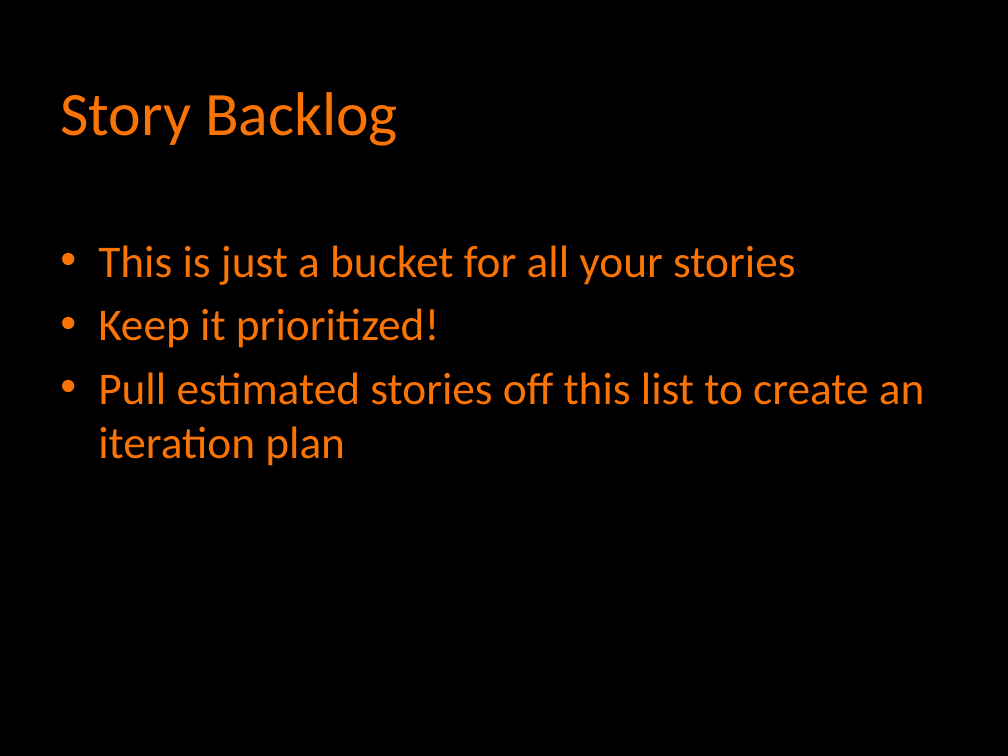
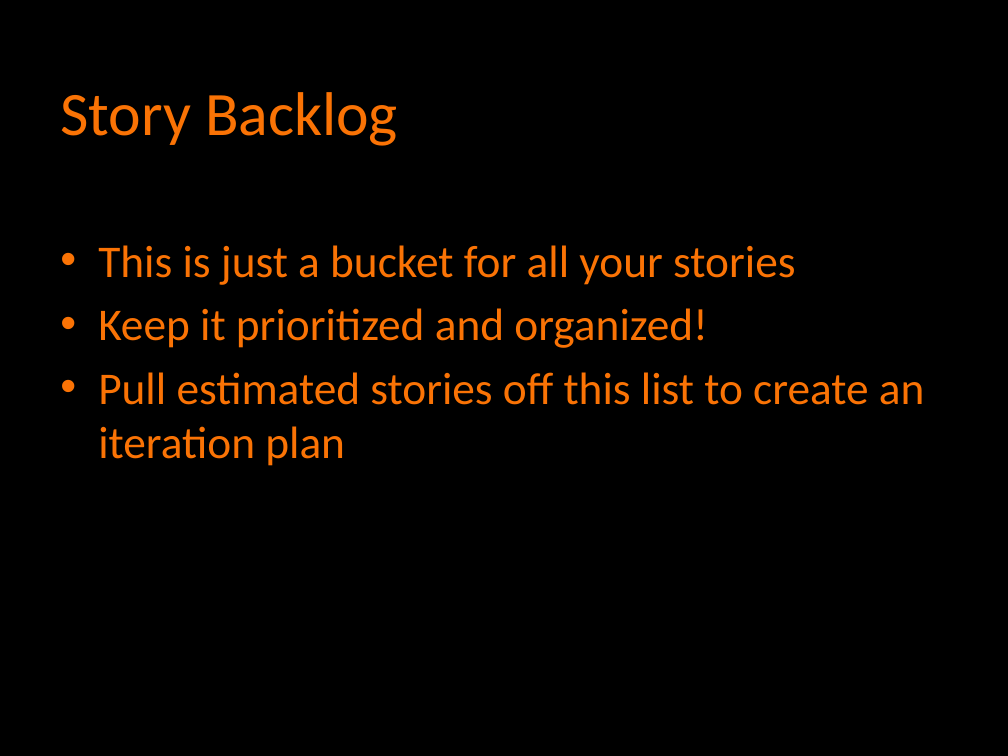
Before and after one commit to agilefire/November2010, a slide deck: slide 17 of Agile Firestarter Autumn 2010 Agile Estimation.pptx. Drawn at 1008x756 pixels with LibreOffice and Linux fonts; fonts in the diff are those of the drawing. Boxes give left, top, right and bottom in pixels: in the first picture for what was removed or moved away, otherwise in the second. Text is boxed around its words. In the diff, an @@ line names an element or a change of style, - is before the commit and + after.

```diff
--- a/Agile Firestarter Autumn 2010 Agile Estimation.pptx
+++ b/Agile Firestarter Autumn 2010 Agile Estimation.pptx
@@ text at (98,308,708,348): text changed @@
-• Keep it prioritized!
+• Keep it prioritized and organized!
```
Also in this commit, not shown: 7 other slides changed.
